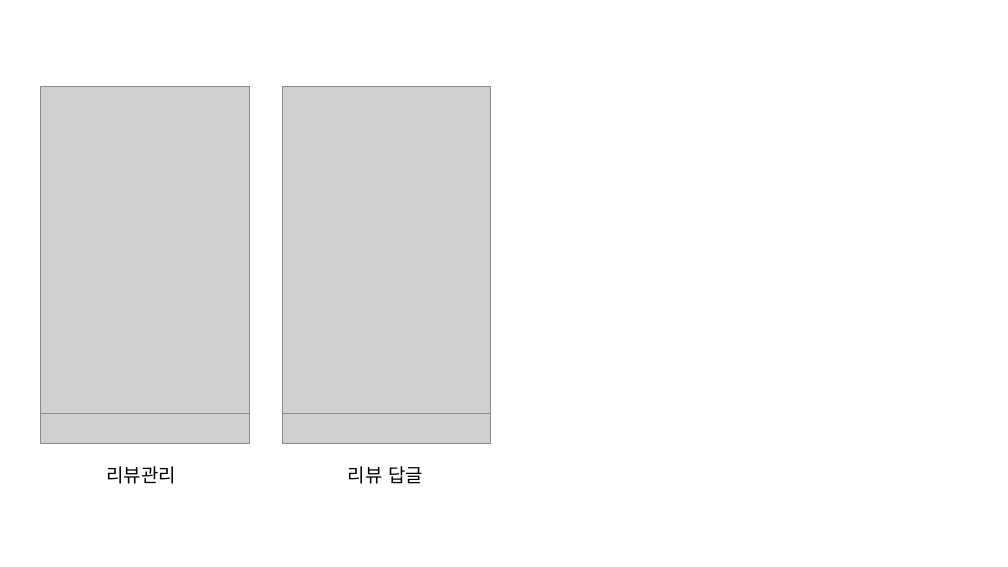
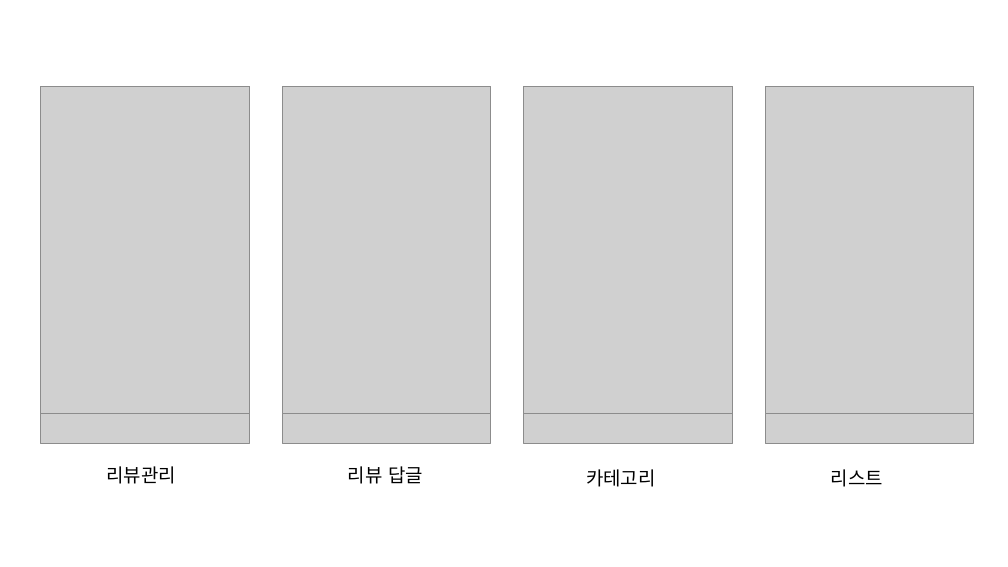
Before and after one commit to duckgus/repository, a slide deck: slide 3 of 요구명세서 그림.pptx. Drawn at 1008x567 pixels with LibreOffice and Linux fonts; fonts in the diff are those of the drawing; grey boxes stand for pictures. Boxes give left, top, right and bottom in pixels: in the first picture for what was removed or moved away, otherwise in the second. Text is boxed around its words. In the diff, an @@ line names an element or a change of style, - is before the commit and + after.

```diff
--- a/요구명세서 그림.pptx
+++ b/요구명세서 그림.pptx
@@ picture added at [524,86,733,443] @@
@@ picture added at [524,86,733,414] @@
@@ picture added at [765,86,974,443] @@
@@ picture added at [765,86,974,414] @@
@@ text added at [586,469,656,487], 18 pt, text #000000 @@
+카테고리
@@ text added at [831,469,883,487], 18 pt, text #000000 @@
+리스트
```
Also in this commit, not shown: 1 slide added, 4 other files.
